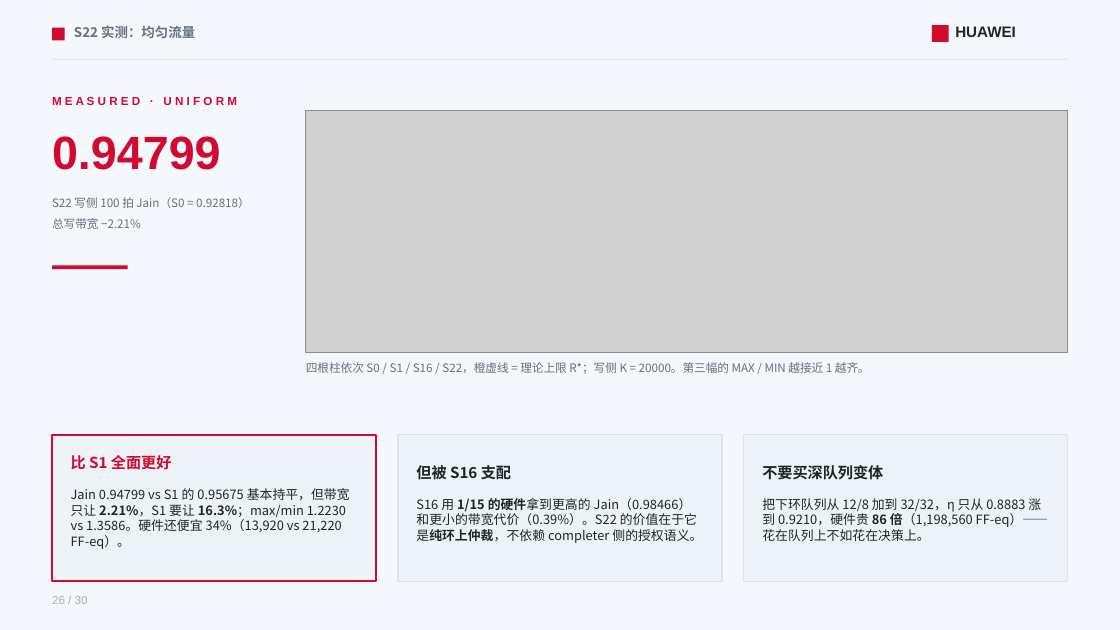
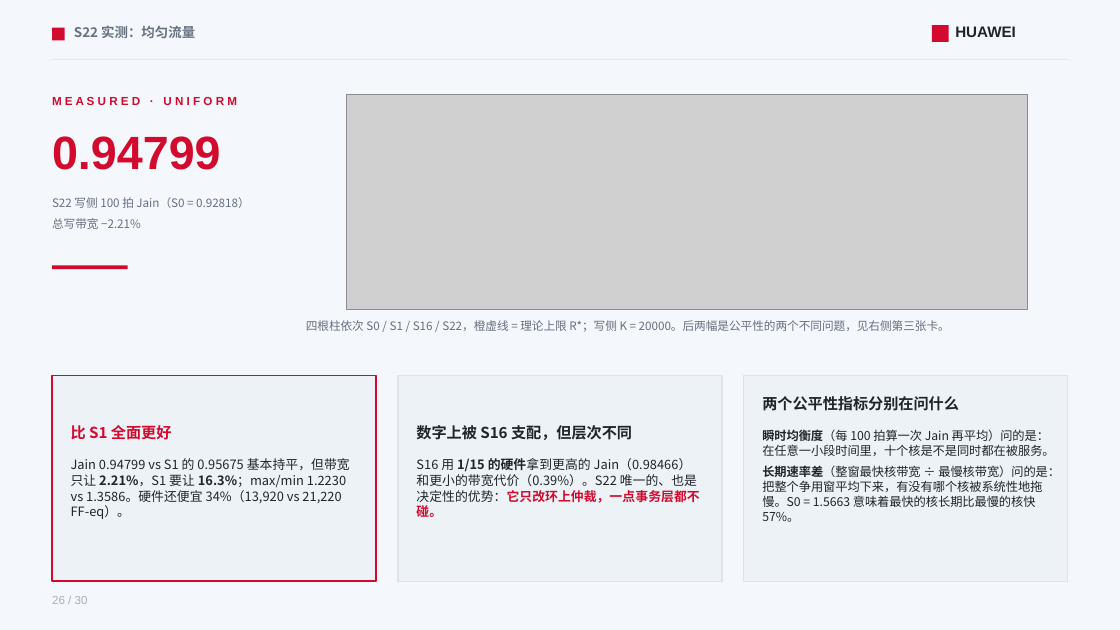
Before and after one commit to lukebest/booksim2, a slide deck: slide 26 of ppt/ring2-write-fairness.pptx. Drawn at 1120x630 pixels with LibreOffice and Linux fonts; fonts in the diff are those of the drawing; grey boxes stand for pictures. Boxes give left, top, right and bottom in pixels: in the first picture for what was removed or moved away, otherwise in the second. Text is boxed around its words. In the diff, an @@ line names an element or a change of style, - is before the commit and + after.

```diff
--- a/ppt/ring2-write-fairness.pptx
+++ b/ppt/ring2-write-fairness.pptx
@@ picture: place and size @@
-picture at (306, 111, 1068, 353)
+picture at (346, 94, 1028, 310)
@@ text at (306, 320, 950, 332): text changed @@
-四根柱依次 S0 / S1 / S16 / S22，橙虚线 = 理论上限 R*；写侧 K = 20000。第三幅的 MAX / MIN 越接近 1 越齐。
+四根柱依次 S0 / S1 / S16 / S22，橙虚线 = 理论上限 R*；写侧 K = 20000。后两幅是公平性的两个不同问题，见右侧第三张卡。
@@ rectangle: place and size @@
-rectangle at (52, 435, 376, 581)
+rectangle at (52, 376, 376, 581)
@@ rectangle: place and size @@
-rectangle at (398, 435, 723, 581)
+rectangle at (398, 376, 723, 581)
@@ rectangle: place and size @@
-rectangle at (744, 435, 1069, 581)
+rectangle at (744, 376, 1069, 581)
@@ text at (762, 396, 959, 411): text changed @@
-不要买深队列变体
+两个公平性指标分别在问什么
@@ text "比 S1 全面更好": place and size @@
-text "比 S1 全面更好" at (71, 455, 172, 470)
+text "比 S1 全面更好" at (71, 425, 172, 440)
@@ text at (416, 425, 632, 440): text changed @@
-但被 S16 支配
+数字上被 S16 支配，但层次不同
@@ text at (762, 429, 1060, 522): text changed; size 11 to 10.5 pt @@
-把下环队列从 12/8 加到 32/32，η 只从 0.8883 涨到 0.9210，硬件贵 86 倍（1,198,560 FF‑eq）—— 花在队列上不如花在决策上。
+瞬时均衡度（每 100 拍算一次 Jain 再平均）问的是：在任意一小段时间里，十个核是不是同时都在被服务。
+长期速率差（整窗最快核带宽 ÷ 最慢核带宽）问的是：把整个争用窗平均下来，有没有哪个核被系统性地拖慢。S0 = 1.5663 意味着最快的核长期比最慢的核快 57%。
@@ text "Jain 0.94799 vs S1 的 ...": place and size @@
-text "Jain 0.94799 vs S1 的 ..." at (71, 488, 350, 549)
+text "Jain 0.94799 vs S1 的 ..." at (71, 458, 350, 519)
@@ text at (416, 458, 699, 517): text changed @@
-S16 用 1/15 的硬件拿到更高的 Jain（0.98466）和更小的带宽代价（0.39%）。S22 的价值在于它是纯环上仲裁，不依赖 completer 侧的授权语义。
+S16 用 1/15 的硬件拿到更高的 Jain（0.98466）和更小的带宽代价（0.39%）。S22 唯一的、也是决定性的优势：它只改环上仲裁，一点事务层都不碰。
```
Also in this commit, not shown: 6 other slides changed, 6 other files.
